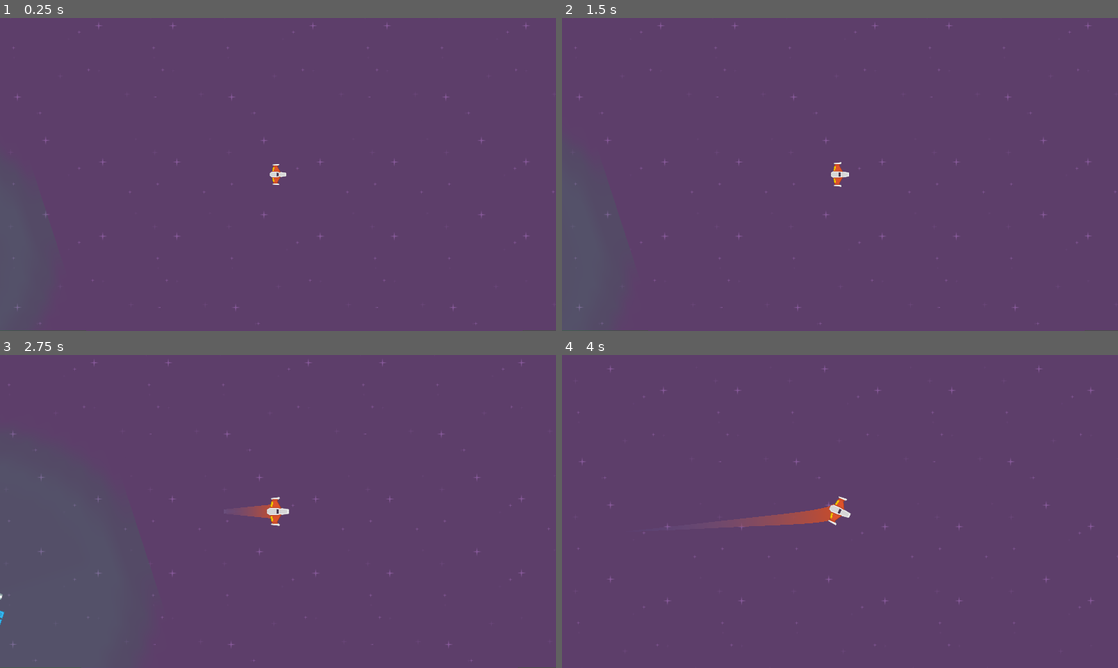
Above: before the commit, frames 1-4 (two rows, left to right).
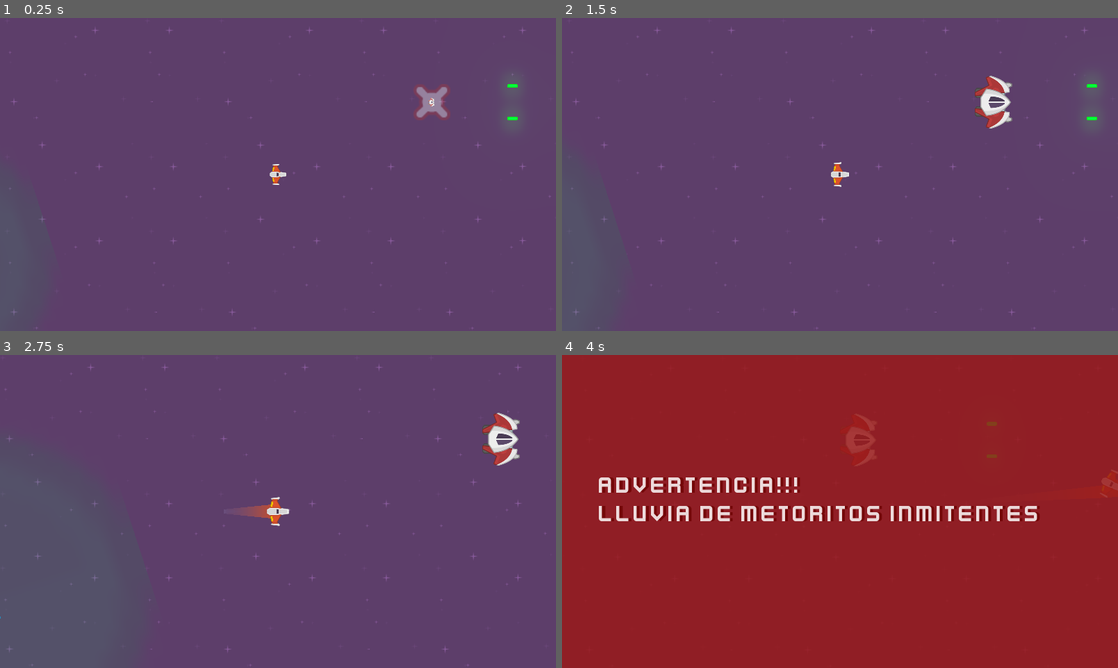
Above: after the commit, the same moments.

Repository: Elunneh/Juego-Meteo
Game: Godot game, scene res://Juego/Niveles/NivelTest.tscn
Same seed, same stepped clock (60 frames per second), same inputs: the game is played once before the commit and once after it.
Inputs (mouse positions are in pixels of both pictures, inside the frame that each line leads up to):
- Up to frame 1 (0.25 s): no input
- Up to frame 2 (1.5 s): move the mouse to (962, 158) at 0.52 s; press the mouse at (962, 158) at 0.53 s; hold W (mover_adelante) 0.53-1.28 s; move the mouse to (728, 190) at 1.27 s; release the mouse at (728, 190) at 1.28 s; hold S (mover_atras) from 1.28 s (still down); right-click (728, 190) at 1.35 s
- Up to frame 3 (2.75 s): move the mouse to (333, 442) at 2.02 s; release S (mover_atras) at 2.03 s; hold W (mover_adelante) from 2.03 s (still down); tap E (recarga_laser) at 2.1 s
- Up to frame 4 (4 s): move the mouse to (812, 574) at 2.77 s; tap A (rotar_antihorario) at 2.85 s; move the mouse to (1006, 558) at 3.52 s; release W (mover_adelante) at 3.53 s; hold S (mover_atras) from 3.53 s (still down); hold D (rotar_horario) from 3.53 s (still down)

The runs differ from the first frame. In frame 1, 1.0% of the frame differs, in the area x 0-100%, y 1-100%; in frame 2, 1.2%; in frame 3, 1.1%; in frame 4, 100%, in the area x 0-100%, y 0-100%.

Commit message:
actualizado

Diff:
--- /dev/null
+++ b/EnemigoBase.gd
@@ -0,0 +1 @@
+extends "res://Juego/Naves/NaveBase.gd"
--- a/Juego/Metetoritos/SectorMeteoritos.tscn
+++ b/Juego/Metetoritos/SectorMeteoritos.tscn
@@ -255,19 +255,19 @@
 
 [node name="MeteoritoSpawner" parent="Spawners" instance=ExtResource( 1 )]
 position = Vector2( -1150, 0 )
-direccion = Vector2( -2, 1 )
+direccion = Vector2( 0, 0 )
 
 [node name="MeteoritoSpawner2" parent="Spawners" instance=ExtResource( 1 )]
 position = Vector2( 1150, 0 )
-direccion = Vector2( -2, 1 )
+direccion = Vector2( 0, 0 )
 
 [node name="MeteoritoSpawner3" parent="Spawners" instance=ExtResource( 1 )]
 position = Vector2( -4, -750 )
-direccion = Vector2( 2, 1 )
+direccion = Vector2( 0, 0 )
 
 [node name="MeteoritoSpawner4" parent="Spawners" instance=ExtResource( 1 )]
 position = Vector2( 0, 750 )
-direccion = Vector2( 2, -1 )
+direccion = Vector2( 0, 0 )
 
 [node name="MeteoritoSpawner5" parent="Spawners" instance=ExtResource( 1 )]
 position = Vector2( -1150, -750 )
--- /dev/null
+++ b/Juego/Naves/Enemigos/EnemigoInterceptor.gd
@@ -0,0 +1,15 @@
+class_name EnemigoBase
+
+extends NaveBase
+
+
+func _ready()-> void:
+	canion.set_esta_disparando(true)
+
+
+#Señales Internas
+func _on_body_entered(body: Node)-> void:
+	._on_body_entered(body)
+	if body is Player:
+		body.destruir()
+		destruir()
--- /dev/null
+++ b/Juego/Naves/Enemigos/EnemigoInterceptor.tscn
@@ -0,0 +1,205 @@
+[gd_scene load_steps=12 format=2]
+
+[ext_resource path="res://Juego/Naves/NaveBase.tscn" type="PackedScene" id=1]
+[ext_resource path="res://Juego/Naves/Enemigos/Spawn.png" type="Texture" id=2]
+[ext_resource path="res://Juego/Naves/Enemigos/spaceShipsEnemigo.png" type="Texture" id=3]
+[ext_resource path="res://Juego/Naves/Enemigos/EnemigoInterceptor.gd" type="Script" id=4]
+[ext_resource path="res://Juego/Proyectiles/ProyectilEnemigo.tscn" type="PackedScene" id=5]
+
+[sub_resource type="PhysicsMaterial" id=6]
+bounce = 0.5
+
+[sub_resource type="CircleShape2D" id=1]
+radius = 82.709
+
+[sub_resource type="Animation" id=3]
+resource_name = "Spawn"
+length = 0.5
+tracks/0/type = "value"
+tracks/0/path = NodePath("SpriteSpawn:scale")
+tracks/0/interp = 1
+tracks/0/loop_wrap = true
+tracks/0/imported = false
+tracks/0/enabled = true
+tracks/0/keys = {
+"times": PoolRealArray( 0, 0.1, 0.2, 0.3, 0.4, 0.5 ),
+"transitions": PoolRealArray( 1, 1, 1, 1, 1, 1 ),
+"update": 0,
+"values": [ Vector2( 4, 4 ), Vector2( 6, 6 ), Vector2( 4, 4 ), Vector2( 3, 3 ), Vector2( 2, 2 ), Vector2( 0, 0 ) ]
+}
+tracks/1/type = "value"
+tracks/1/path = NodePath("SpriteSpawn:visible")
+tracks/1/interp = 1
+tracks/1/loop_wrap = true
+tracks/1/imported = false
+tracks/1/enabled = true
+tracks/1/keys = {
+"times": PoolRealArray( 0, 0.5 ),
+"transitions": PoolRealArray( 1, 1 ),
+"update": 1,
+"values": [ true, false ]
+}
+tracks/2/type = "value"
+tracks/2/path = NodePath("SpriteSpawn:modulate")
+tracks/2/interp = 1
+tracks/2/loop_wrap = true
+tracks/2/imported = false
+tracks/2/enabled = true
+tracks/2/keys = {
+"times": PoolRealArray( 0, 0.1, 0.2, 0.3, 0.4, 0.5 ),
+"transitions": PoolRealArray( 1, 1, 1, 1, 1, 1 ),
+"update": 0,
+"values": [ Color( 1, 1, 1, 1 ), Color( 1, 1, 1, 0.733333 ), Color( 1, 1, 1, 0.419608 ), Color( 1, 1, 1, 0.280392 ), Color( 1, 1, 1, 0.140196 ), Color( 1, 1, 1, 0 ) ]
+}
+tracks/3/type = "value"
+tracks/3/path = NodePath("Sprite:scale")
+tracks/3/interp = 1
+tracks/3/loop_wrap = true
+tracks/3/imported = false
+tracks/3/enabled = true
+tracks/3/keys = {
+"times": PoolRealArray( 0.2, 0.5 ),
+"transitions": PoolRealArray( 1, 1 ),
+"update": 0,
+"values": [ Vector2( 0, 0 ), Vector2( 0.8, 0.8 ) ]
+}
+tracks/4/type = "value"
+tracks/4/path = NodePath("Sprite:visible")
+tracks/4/interp = 1
+tracks/4/loop_wrap = true
+tracks/4/imported = false
+tracks/4/enabled = true
+tracks/4/keys = {
+"times": PoolRealArray( 0.2, 0.5 ),
+"transitions": PoolRealArray( 1, 1 ),
+"update": 1,
+"values": [ true, true ]
+}
+
+[sub_resource type="Animation" id=2]
+resource_name = "default"
+length = 0.001
+tracks/0/type = "value"
+tracks/0/path = NodePath("SpriteSpawn:scale")
+tracks/0/interp = 1
+tracks/0/loop_wrap = true
+tracks/0/imported = false
+tracks/0/enabled = true
+tracks/0/keys = {
+"times": PoolRealArray( 0 ),
+"transitions": PoolRealArray( 1 ),
+"update": 0,
+"values": [ Vector2( 4, 4 ) ]
+}
+tracks/1/type = "value"
+tracks/1/path = NodePath("SpriteSpawn:visible")
+tracks/1/interp = 1
+tracks/1/loop_wrap = true
+tracks/1/imported = false
+tracks/1/enabled = true
+tracks/1/keys = {
+"times": PoolRealArray( 0 ),
+"transitions": PoolRealArray( 1 ),
+"update": 1,
+"values": [ true ]
+}
+tracks/2/type = "value"
+tracks/2/path = NodePath("SpriteSpawn:modulate")
+tracks/2/interp = 1
+tracks/2/loop_wrap = true
+tracks/2/imported = false
+tracks/2/enabled = true
+tracks/2/keys = {
+"times": PoolRealArray( 0 ),
+"transitions": PoolRealArray( 1 ),
+"update": 0,
+"values": [ Color( 1, 1, 1, 1 ) ]
+}
+tracks/3/type = "value"
+tracks/3/path = NodePath("Sprite:scale")
+tracks/3/interp = 1
+tracks/3/loop_wrap = true
+tracks/3/imported = false
+tracks/3/enabled = true
+tracks/3/keys = {
+"times": PoolRealArray(  ),
+"transitions": PoolRealArray(  ),
+"update": 0,
+"values": [  ]
+}
+tracks/4/type = "value"
+tracks/4/path = NodePath("Sprite:visible")
+tracks/4/interp = 1
+tracks/4/loop_wrap = true
+tracks/4/imported = false
+tracks/4/enabled = true
+tracks/4/keys = {
+"times": PoolRealArray( 0 ),
+"transitions": PoolRealArray( 1 ),
+"update": 1,
+"values": [ true ]
+}
+
+[sub_resource type="CircleShape2D" id=4]
+radius = 1053.87
+
+[sub_resource type="CircleShape2D" id=5]
+radius = 722.916
+
+[node name="EnemigoInterceptor" instance=ExtResource( 1 )]
+collision_layer = 2147483650
+collision_mask = 13
+physics_material_override = SubResource( 6 )
+contacts_reported = 2
+contact_monitor = true
+script = ExtResource( 4 )
+hitpoints = 20.0
+
+[node name="Sprite" parent="." index="0"]
+rotation = -1.5708
+scale = Vector2( 0.8, 0.8 )
+texture = ExtResource( 3 )
+
+[node name="CollisionShape2D" parent="." index="1"]
+shape = SubResource( 1 )
+
+[node name="Canion" parent="." index="2"]
+proyectil = ExtResource( 5 )
+cadencia_disparo = 1.2
+velocidad_proyectil = 1200
+danio_proyectil = 1
+
+[node name="PuntoIzquierdo" parent="Canion" index="0"]
+position = Vector2( -1.124, -56 )
+
+[node name="PuntoDerecho" parent="Canion" index="1"]
+position = Vector2( -1.124, 56 )
+
+[node name="AnimationPlayer" type="AnimationPlayer" parent="." index="4"]
+autoplay = "Spawn"
+anims/Spawn = SubResource( 3 )
+anims/default = SubResource( 2 )
+
+[node name="SpriteSpawn" type="Sprite" parent="." index="5"]
+visible = false
+scale = Vector2( 4, 4 )
+texture = ExtResource( 2 )
+
+[node name="AreaDisparo" type="Area2D" parent="." index="6"]
+visible = false
+collision_layer = 0
+
+[node name="CollisionShape2D" type="CollisionShape2D" parent="AreaDisparo" index="0"]
+visible = false
+shape = SubResource( 4 )
+
+[node name="AreaDeteccion" type="Area2D" parent="." index="7"]
+visible = false
+collision_layer = 0
+
+[node name="CollisionShape2D" type="CollisionShape2D" parent="AreaDeteccion" index="0"]
+visible = false
+shape = SubResource( 5 )
+[connection signal="animation_finished" from="AnimationPlayer" to="." method="_on_AnimationPlayer_animation_finished"]
+
+[editable path="Canion"]
--- a/Juego/Naves/NaveBase.gd
+++ b/Juego/Naves/NaveBase.gd
@@ -57,12 +57,13 @@
 		impacto_sfx.play()
 		queue_free()
 
+##Señales internas
 
 func _on_AnimationPlayer_animation_finished(anim_name: String)-> void:
 	if anim_name == "Spawn":
 		controlador_estados(ESTADO.VIVO)
 
-func _on_body_entered(body):
+func _on_body_entered(body: Node)-> void:
 	if body is Meteoritos:
 		body.destruir()
 		destruir()
--- a/Juego/Niveles/NivelTest.tscn
+++ b/Juego/Niveles/NivelTest.tscn
@@ -9,6 +9,7 @@
 [ext_resource path="res://Juego/Metetoritos/ExplosionMeteorito.tscn" type="PackedScene" id=7]
 [ext_resource path="res://Juego/Niveles/Fondos/purple500x500.png" type="Texture" id=8]
 [ext_resource path="res://Juego/Metetoritos/SectorMeteoritos.tscn" type="PackedScene" id=9]
+[ext_resource path="res://Juego/Naves/Enemigos/EnemigoInterceptor.tscn" type="PackedScene" id=10]
 [ext_resource path="res://Juego/Niveles/CamaraNivel.gd" type="Script" id=11]
 [ext_resource path="res://Juego/Estacion Recarga/EstacionRecarga.tscn" type="PackedScene" id=12]
 
@@ -87,7 +88,7 @@
 [node name="TriggersLluviaMeteoritos" type="Node" parent="."]
 
 [node name="SectorDePeligro" parent="TriggersLluviaMeteoritos" instance=ExtResource( 5 )]
-position = Vector2( 2225.38, -671.37 )
+position = Vector2( 2208.41, 171.501 )
 tipo_peligro = "Meteorito"
 
 [node name="ContenedorEstaciones" type="Node" parent="."]
@@ -106,5 +107,8 @@
 [node name="TweenCamara" type="Tween" parent="."]
 
 [node name="Player" parent="." instance=ExtResource( 1 )]
-position = Vector2( 1678.21, 181.429 )
+position = Vector2( 1690.21, 165.429 )
+
+[node name="EnemigoInterceptor" parent="." instance=ExtResource( 10 )]
+position = Vector2( 2220.09, -83.8954 )
 [connection signal="tween_completed" from="TweenCamara" to="." method="_on_TweenCamara_tween_completed"]
--- a/project.godot
+++ b/project.godot
@@ -38,6 +38,11 @@
 "class": "Dummy",
 "language": "GDScript",
 "path": "res://Juego/Naves/Enemigos/EnemigoDummy.gd"
+}, {
+"base": "NaveBase",
+"class": "EnemigoBase",
+"language": "GDScript",
+"path": "res://Juego/Naves/Enemigos/EnemigoInterceptor.gd"
 }, {
 "base": "Area2D",
 "class": "Escudo",
@@ -116,6 +121,7 @@
 "CamaraPlayer": "",
 "Canion": "",
 "Dummy": "",
+"EnemigoBase": "",
 "Escudo": "",
 "EstacionRecarga": "",
 "Estela": "",
Binary file added: Juego/Naves/Enemigos/Spawn.png
Not shown, added: Juego/Naves/Enemigos/Spawn.png.import
Binary file added: Juego/Naves/Enemigos/spaceShipsEnemigo.png
Not shown, added: Juego/Naves/Enemigos/spaceShipsEnemigo.png.import
Not shown: 1 places in Juego/Niveles/NivelTest.tscn that only renumber resources
